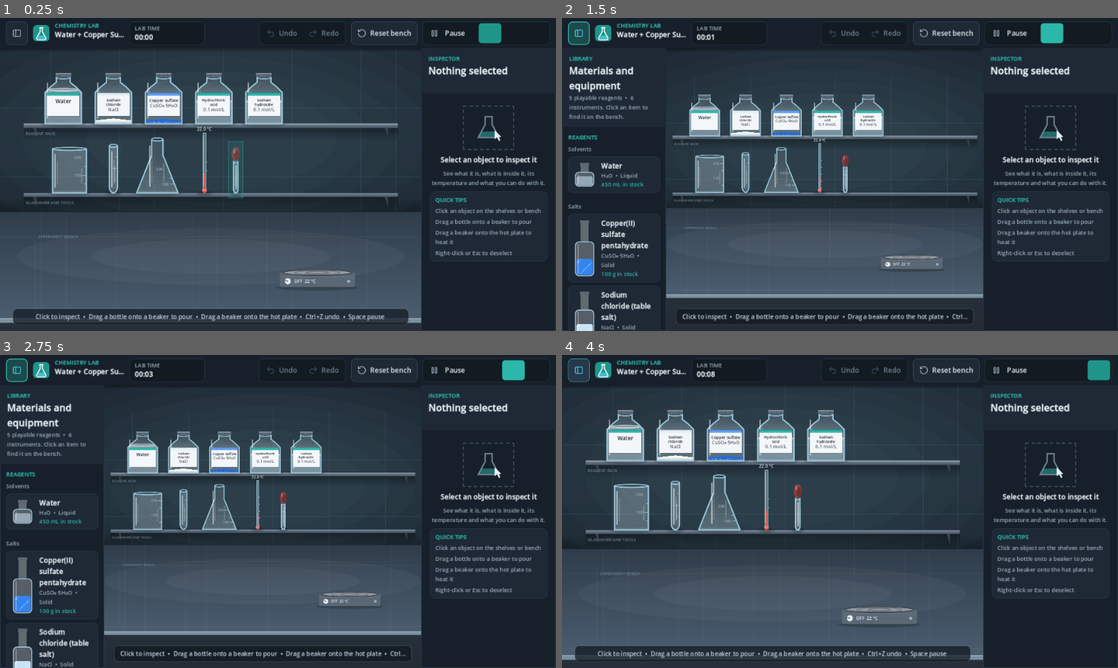
Above: before the commit, frames 1-4 (two rows, left to right).
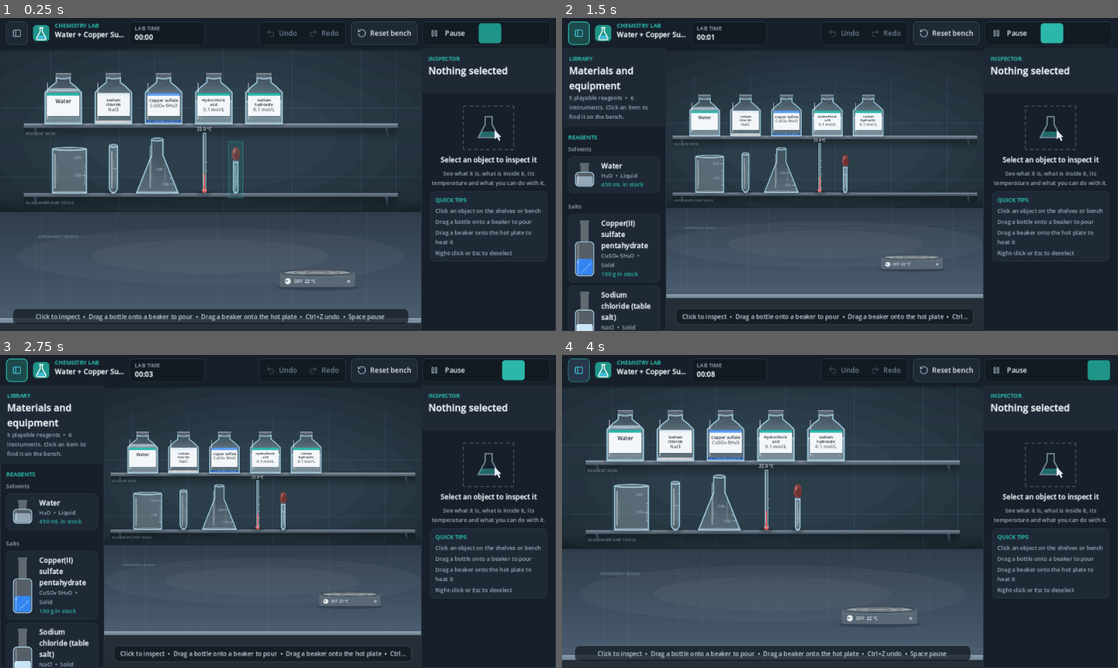
Above: after the commit, the same moments.

Repository: KareemMohammadeen/chemistry-lab-2d
Game: Godot game, scene res://scenes/main.tscn
The game is run twice, just before and just after one commit, with the same random seed, the same clock (stepped at 60 frames per second) and the same inputs.
Inputs (mouse positions are in pixels of both pictures, inside the frame that each line leads up to):
- Up to frame 1 (0.25 s): no input
- Up to frame 2 (1.5 s): click (578, 33) at 0.5 s; click (1051, 33) at 1.27 s
- Up to frame 3 (2.75 s): click (511, 370) at 2.02 s
- Up to frame 4 (4 s): click (1101, 370) at 2.77 s; click (578, 370) at 3.5 s

The runs differ from the first frame. In frame 1, 0.4% of the frame differs, in the area x 8-51%, y 18-56%; in frame 2, 0.2%; in frame 3, 0.2%; in frame 4, 0.4%.

Commit message:
Polish glassware and material rendering

Diff:
--- a/scripts/ui/equipment_view.gd
+++ b/scripts/ui/equipment_view.gd
@@ -332,16 +332,30 @@
 
 
 func _draw_glass_details(top: float) -> void:
-	var wall := float(_equipment.visual.get("wall_px", 3.0))
-	draw_polygon(VesselGeometry.slice_polygon(_profile, 0.0, 6.0), _uniform_colors(VesselGeometry.slice_polygon(_profile, 0.0, 6.0), Color(LabColors.GLASS_EDGE, 0.22)))
-	draw_polyline(VesselGeometry.wall_polyline(_profile), LabColors.GLASS_EDGE, wall, true)
+	var wall := maxf(float(_equipment.visual.get("wall_px", 3.0)), 1.5)
+	var foot_height := minf(6.0, maxf(top * 0.06, 2.5))
+	var foot := VesselGeometry.slice_polygon(_profile, 0.0, foot_height)
+	draw_polygon(foot, _uniform_colors(foot, Color(LabColors.GLASS_EDGE, 0.16)))
+	draw_polyline(VesselGeometry.wall_polyline(_profile), Color(LabColors.GLASS_EDGE, 0.88), wall, true)
+
+	# A second, finer inner rim gives the opening a glass-wall thickness instead of a flat outline.
 	var rim_width := VesselGeometry.half_width_at(_profile, top)
-	var rim := _ellipse(Vector2(0.0, -top), rim_width, RIM_HEIGHT)
-	draw_polyline(_closed(rim), LabColors.GLASS_EDGE, 2.0, true)
-	var inset := VesselGeometry.half_width_at(_profile, top * 0.5) - wall - 5.0
-	draw_line(Vector2(-inset, -top * 0.12), Vector2(-inset, -top * 0.88), Color(1.0, 1.0, 1.0, 0.55), 3.0, true)
-	draw_line(Vector2(-inset + 7.0, -top * 0.2), Vector2(-inset + 7.0, -top * 0.7), Color(1.0, 1.0, 1.0, 0.2), 2.0, true)
-	draw_line(Vector2(inset * 0.85, -top * 0.22), Vector2(inset * 0.85, -top * 0.55), Color(1.0, 1.0, 1.0, 0.25), 2.0, true)
+	var outer_rim := _ellipse(Vector2(0.0, -top), rim_width, RIM_HEIGHT)
+	draw_colored_polygon(outer_rim, Color(LabColors.GLASS_EDGE, 0.10))
+	draw_polyline(_closed(outer_rim), Color(LabColors.GLASS_EDGE, 0.92), 1.8, true)
+	var inner_rim := _ellipse(Vector2(0.0, -top + 1.2), maxf(rim_width - wall * 1.6, 1.0), RIM_HEIGHT * 0.48)
+	draw_polyline(_closed(inner_rim), Color(1.0, 1.0, 1.0, 0.34), 1.0, true)
+
+	# Long, soft reflections and a heavier base reflection make the vessel read as borosilicate glass.
+	var mid_width := VesselGeometry.half_width_at(_profile, top * 0.52)
+	var inset := maxf(mid_width - wall - 5.0, 1.0)
+	draw_line(Vector2(-inset, -top * 0.10), Vector2(-inset, -top * 0.88), Color(1.0, 1.0, 1.0, 0.48), 2.2, true)
+	draw_line(Vector2(-inset + 5.0, -top * 0.22), Vector2(-inset + 5.0, -top * 0.70), Color(1.0, 1.0, 1.0, 0.17), 1.2, true)
+	var right_inset := maxf(mid_width - wall * 2.0, 1.0)
+	draw_line(Vector2(right_inset, -top * 0.20), Vector2(right_inset, -top * 0.54), Color(1.0, 1.0, 1.0, 0.20), 1.2, true)
+	var base_width := VesselGeometry.half_width_at(_profile, 0.0)
+	var base_reflection := _ellipse(Vector2(0.0, -2.0), maxf(base_width - 1.0, 1.0), 2.4)
+	draw_polyline(_closed(base_reflection), Color(1.0, 1.0, 1.0, 0.30), 1.1, true)
 
 
 func _uniform_colors(polygon: PackedVector2Array, color: Color) -> PackedColorArray:
@@ -362,15 +376,32 @@
 
 func _draw_liquid(level_height: float, vessel: VesselState, heat: float) -> void:
 	var body := VesselGeometry.slice_polygon(_profile, 0.0, level_height)
-	var deep := _shown_color.darkened(0.16)
-	var light := _shown_color.lightened(0.1)
+	var deep := _shown_color.darkened(0.22)
+	var light := _shown_color.lightened(0.08)
 	var colors := PackedColorArray()
 	for point in body:
-		colors.append(deep.lerp(light, clampf(-point.y / level_height, 0.0, 1.0)))
+		var vertical := clampf(-point.y / maxf(level_height, 0.01), 0.0, 1.0)
+		colors.append(deep.lerp(light, vertical))
 	draw_polygon(body, colors)
+
+	# The meniscus is deliberately subtle: a translucent surface, a fine bright edge and
+	# a darker inner contour make the liquid feel contained by glass rather than painted on.
 	var surface_width := VesselGeometry.half_width_at(_profile, level_height)
-	draw_colored_polygon(_ellipse(Vector2(0.0, -level_height), surface_width, RIM_HEIGHT * 0.9), Color(light, minf(_shown_color.a, 0.75)).lightened(0.12))
-	draw_polyline(_closed(_ellipse(Vector2(0.0, -level_height), surface_width, RIM_HEIGHT * 0.9)), Color(1.0, 1.0, 1.0, 0.5), 1.5, true)
+	var surface_height := RIM_HEIGHT * 0.72
+	var surface := _ellipse(Vector2(0.0, -level_height), surface_width, surface_height)
+	draw_colored_polygon(surface, Color(light, minf(_shown_color.a + 0.12, 0.58)))
+	draw_polyline(_closed(surface), Color(1.0, 1.0, 1.0, 0.42), 1.2, true)
+	var inner_surface := _ellipse(Vector2(0.0, -level_height + 1.0), surface_width * 0.82, surface_height * 0.38)
+	draw_polyline(_closed(inner_surface), Color(deep, 0.38), 0.8, true)
+
+	# Narrow side refractions stay inside the vessel profile, including tapered test tubes.
+	var lower_y := level_height * 0.16
+	var upper_y := level_height * 0.84
+	var lower_x := VesselGeometry.half_width_at(_profile, lower_y) * 0.72
+	var upper_x := VesselGeometry.half_width_at(_profile, upper_y) * 0.72
+	draw_line(Vector2(-lower_x, -lower_y), Vector2(-upper_x, -upper_y), Color(1.0, 1.0, 1.0, 0.18), 1.0, true)
+	draw_line(Vector2(lower_x, -lower_y), Vector2(upper_x, -upper_y), Color(1.0, 1.0, 1.0, 0.09), 1.0, true)
+
 	if heat > 0.05:
 		_draw_convection(level_height, heat)
 	if HeatSystem.is_boiling(vessel, _sim.database):
@@ -402,21 +433,47 @@
 
 
 func _draw_solid(vessel: VesselState) -> void:
-	var fraction := _shown_solid_ml / maxf(vessel.capacity_ml, 1.0)
+	var fraction := clampf(_shown_solid_ml / maxf(vessel.capacity_ml, 1.0), 0.0, 1.0)
 	var solid_height := maxf(VesselGeometry.height_for_fraction(_profile, fraction), 2.0)
 	var body := VesselGeometry.slice_polygon(_profile, 0.0, solid_height)
 	var colors := PackedColorArray()
 	for point in body:
-		colors.append(last_solid_color.darkened(0.2).lerp(last_solid_color, clampf(-point.y / solid_height, 0.0, 1.0)))
+		var vertical := clampf(-point.y / solid_height, 0.0, 1.0)
+		colors.append(last_solid_color.darkened(0.34).lerp(last_solid_color.darkened(0.08), vertical))
 	draw_polygon(body, colors)
-	var peak_width := VesselGeometry.half_width_at(_profile, solid_height)
-	draw_colored_polygon(PackedVector2Array([
-		Vector2(-peak_width, -solid_height), Vector2(0.0, -solid_height - 6.0), Vector2(peak_width, -solid_height)]),
-		last_solid_color)
-	for index in range(SPECKLE_COUNT):
-		var y := solid_height * _hash01(index, 78.233) * 0.9 + 1.0
-		var x := (_hash01(index, 12.9898) * 2.0 - 1.0) * VesselGeometry.half_width_at(_profile, y) * 0.85
-		draw_rect(Rect2(x, -y, 3.0, 3.0), Color(1.0, 1.0, 1.0, 0.35))
+
+	# Show each undissolved substance with its own colour. The bed remains display-only;
+	# mass, dissolution and precipitation continue to come exclusively from VesselState.
+	var chemical_ids: Array = vessel.solids.keys()
+	chemical_ids.sort()
+	var total_mass := 0.0
+	for chemical_id in chemical_ids:
+		total_mass += maxf(float(vessel.solids[chemical_id]), 0.0)
+	if total_mass <= 0.0:
+		return
+
+	for chemical_index in range(chemical_ids.size()):
+		var chemical_id := str(chemical_ids[chemical_index])
+		var chemical := _sim.database.get_chemical(chemical_id)
+		var grain_color := last_solid_color if chemical == null else chemical.color
+		grain_color = Color(grain_color.r, grain_color.g, grain_color.b, 1.0)
+		var share := maxf(float(vessel.solids[chemical_id]), 0.0) / total_mass
+		var grain_count := clampi(int(round(6.0 + 22.0 * share)), 6, 28)
+		var seed_value := float(abs(chemical_id.hash()) % 100000)
+		for index in range(grain_count):
+			var y := solid_height * (0.08 + _hash01(index, seed_value + 78.233) * 0.78) + 0.8
+			var half_width_at_y := VesselGeometry.half_width_at(_profile, y) * 0.78
+			var x := (_hash01(index, seed_value + 12.9898) * 2.0 - 1.0) * half_width_at_y
+			var radius := 1.0 + _hash01(index, seed_value + 4.17) * 1.8
+			var grain := PackedVector2Array([
+				Vector2(x - radius, -y),
+				Vector2(x, -y - radius * 0.9),
+				Vector2(x + radius, -y),
+				Vector2(x, -y + radius * 0.65)
+			])
+			draw_colored_polygon(grain, grain_color.darkened(0.10))
+			draw_line(Vector2(x - radius * 0.45, -y - radius * 0.15),
+				Vector2(x, -y - radius * 0.78), Color(1.0, 1.0, 1.0, 0.38), 0.8, true)
 
 
 ## Heat shimmer and steam above the rim of a hot vessel.
